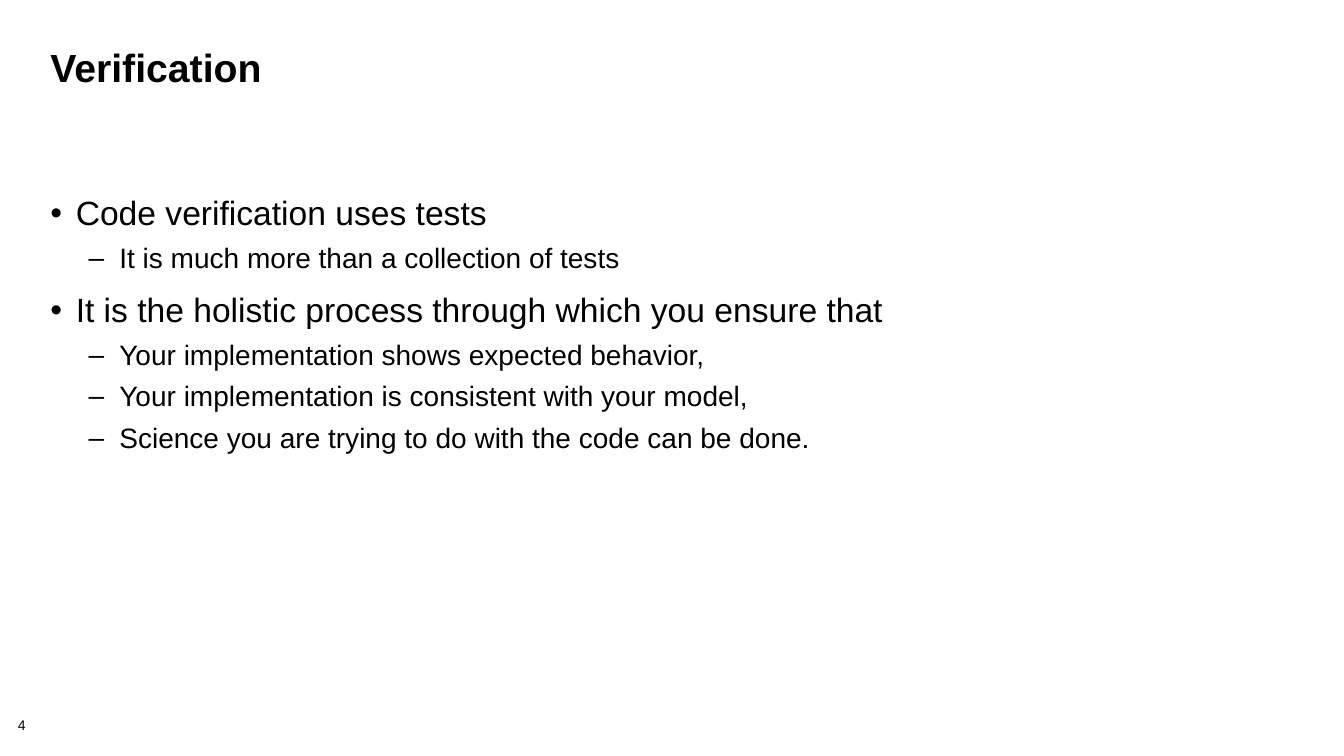
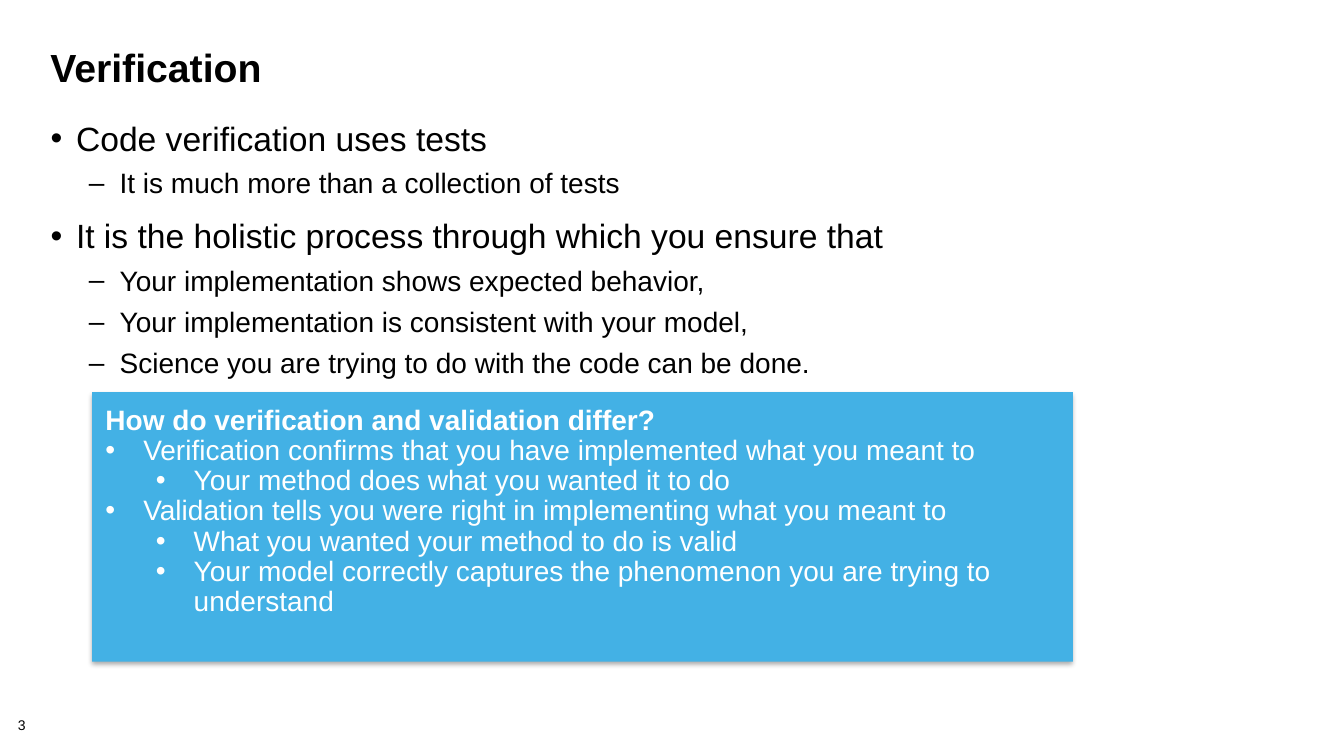
Before and after one commit to betterscientificsoftware/bssw-tutorial, a slide deck: slide 3 of presentations/05-testing.pptx (slide 4 before the commit). Drawn at 1344x756 pixels with LibreOffice and Linux fonts; fonts in the diff are those of the drawing; background and template pictures are left out. Boxes give left, top, right and bottom in pixels: in the first picture for what was removed or moved away, otherwise in the second. Text is boxed around its words. In the diff, an @@ line names an element or a change of style, - is before the commit and + after.

```diff
--- a/presentations/05-testing.pptx
+++ b/presentations/05-testing.pptx
@@ text "Code verification uses tests": place and size @@
-text "Code verification uses tests" at <box>76,200,883,453</box>
+text "Code verification uses tests" at <box>76,126,883,379</box>
@@ rectangle added at <box>92,392,1073,661</box>, fill #43B1E5, 20 pt, text #FFFFFF @@
+How do verification and validation differ?
+• Verification confirms that you have implemented what you meant to
+  • Your method does what you wanted it to do
+• Validation tells you were right in implementing what you meant to
+  • What you wanted your method to do is valid
+  • Your model correctly captures the phenomenon you are trying to understand
@@ page number at <box>18,720,26,730</box>: text changed @@
-4
+3
```
Also in this commit, not shown: 14 other slides changed, 5 slides removed, 2 other files.
